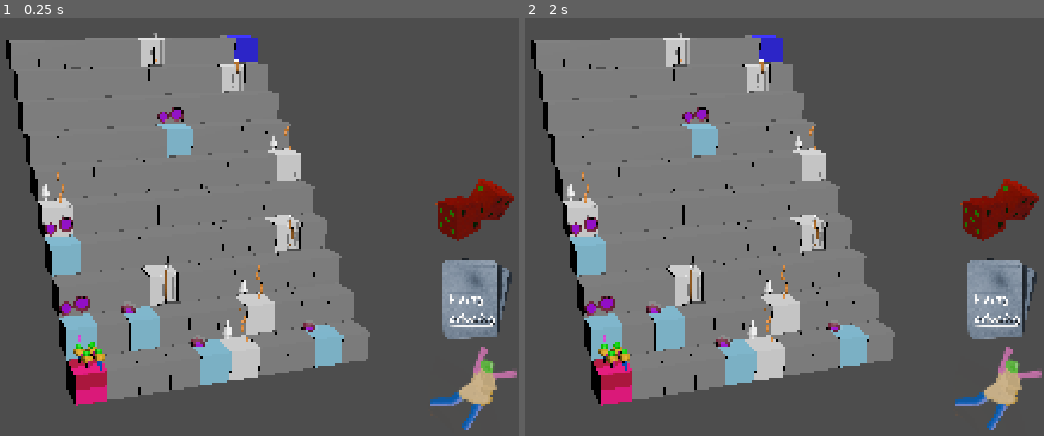
Above: before the commit, frames 1-2 (left to right).
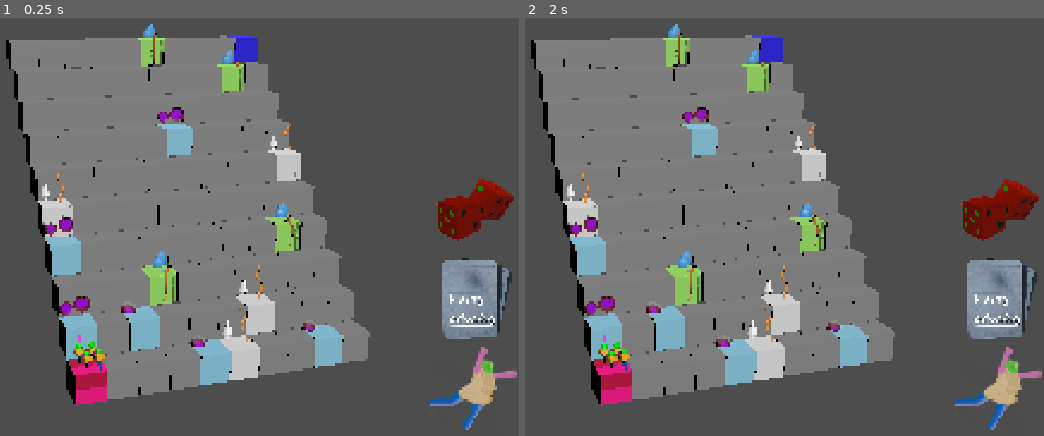
Above: after the commit, the same moments.

Repository: schwarzova/game-jam-2025
Game: Godot game, scene res://scenes/game.tscn
Same seed, same stepped clock (60 frames per second), same inputs: the game is played once before the commit and once after it.
Inputs:
- Up to frame 1 (0.25 s): no input
- Up to frame 2 (2 s): tap Enter at 0.5 s

The runs differ from the first frame. In frame 1, 1.7% of the frame differs, in the area x 26-58%, y 1-69%; in frame 2, 1.7%.

Commit message:
Add leader end tile assets and scene
Added new UI assets for left and right ingame indicators, leaderMaterial resource, updated tile-leaderEnd model, and created tile_leader_end.tscn scene with material overrides. Also adjusted transform in tile_ladder_end.tscn for tile-leaderEnd node.

Diff:
--- /dev/null
+++ b/assets/tile/materials/leaderMaterial.tres
@@ -0,0 +1,4 @@
+[gd_resource type="StandardMaterial3D" format=3 uid="uid://cld2c4ce5efhc"]
+
+[resource]
+albedo_color = Color(0.42745098, 1, 1, 1)
--- a/scenes/tiles/tile_ladder_end.tscn
+++ b/scenes/tiles/tile_ladder_end.tscn
@@ -14,4 +14,4 @@
 material_override = SubResource("StandardMaterial3D_tr8uq")
 
 [node name="tile-leaderEnd" parent="." index="2" instance=ExtResource("2_cierj")]
-transform = Transform3D(1, 0, 0, 0, -4.371139e-08, -1, 0, 1, -4.371139e-08, -0.16109473, -0.28684634, -0.0015313625)
+transform = Transform3D(1.9106855e-15, 4.371139e-08, 1, 1, -4.371139e-08, 0, 4.371139e-08, 1, -4.371139e-08, 0.16966027, -1.2112281, -0.5030305)
--- /dev/null
+++ b/scenes/tiles/tile_leader_end.tscn
@@ -0,0 +1,12 @@
+[gd_scene load_steps=3 format=3 uid="uid://hh80q0qynxld"]
+
+[ext_resource type="PackedScene" uid="uid://dqvcysh0msil7" path="res://assets/tile/tile-leaderEnd.glb" id="1_1k5ha"]
+[ext_resource type="Material" uid="uid://cld2c4ce5efhc" path="res://assets/tile/materials/leaderMaterial.tres" id="2_4qvf4"]
+
+[node name="tile-leaderEnd" instance=ExtResource("1_1k5ha")]
+
+[node name="Cylinder_007" parent="." index="3"]
+material_override = ExtResource("2_4qvf4")
+
+[node name="Cylinder_008" parent="Cylinder_007" index="0"]
+material_override = ExtResource("2_4qvf4")
Binary file added: assets/UI/ingame/left.png
Not shown, added: assets/UI/ingame/left.png.import
Binary file added: assets/UI/ingame/right.png
Not shown, added: assets/UI/ingame/right.png.import
Binary file changed: assets/tile/tile-leaderEnd.glb
Not shown, added: assets/UI/ingame/left.mkv
Not shown, added: assets/UI/ingame/right.mkv
